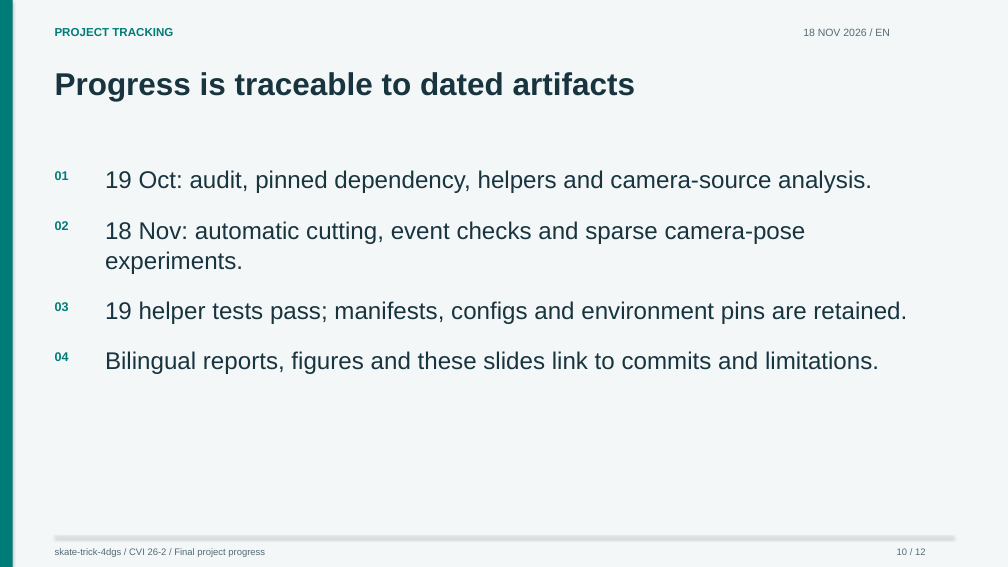
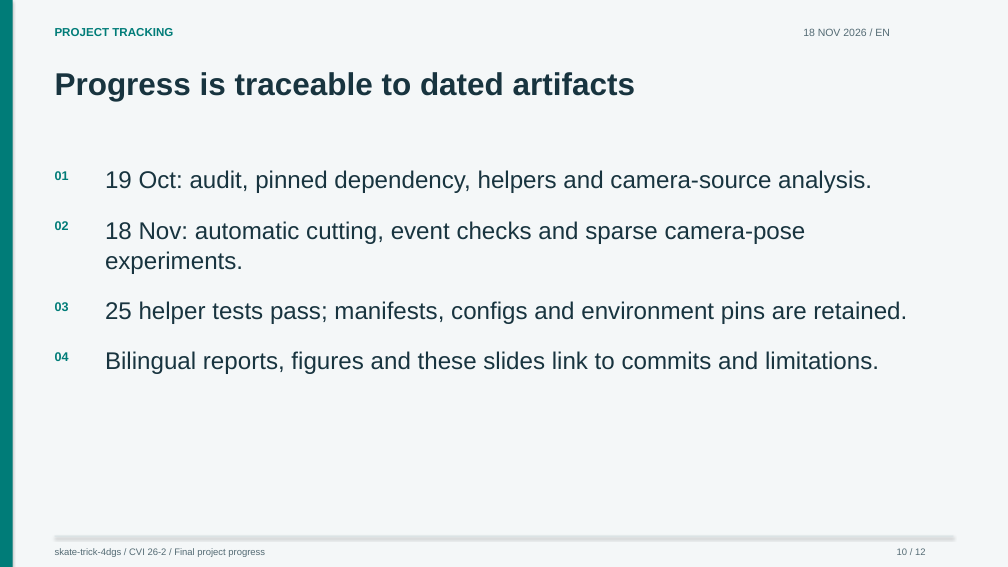
Before and after one commit to craptou/Projet_4D_Gaussian_Splatting, a slide deck: slide 10 of presentations/progress.en.pptx. Drawn at 1008x567 pixels with LibreOffice and Linux fonts; fonts in the diff are those of the drawing. Boxes give left, top, right and bottom in pixels: in the first picture for what was removed or moved away, otherwise in the second. Text is boxed around its words. In the diff, an @@ line names an element or a change of style, - is before the commit and + after.

```diff
--- a/presentations/progress.en.pptx
+++ b/presentations/progress.en.pptx
@@ text at [105, 301, 907, 324]: text changed @@
-19 helper tests pass; manifests, configs and environment pins are retained.
+25 helper tests pass; manifests, configs and environment pins are retained.
```
Also in this commit, not shown: 4 other slides changed, 27 other files.
